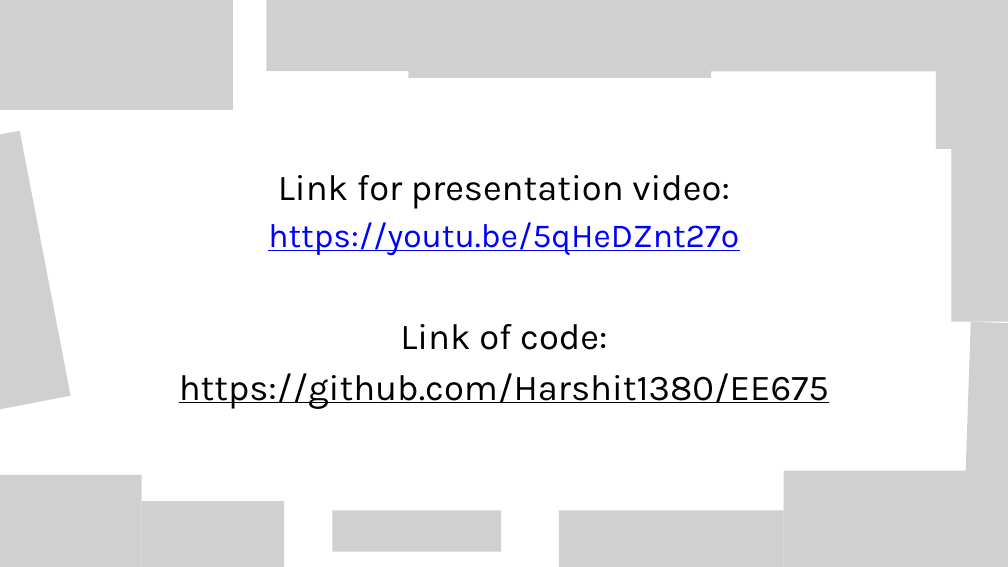
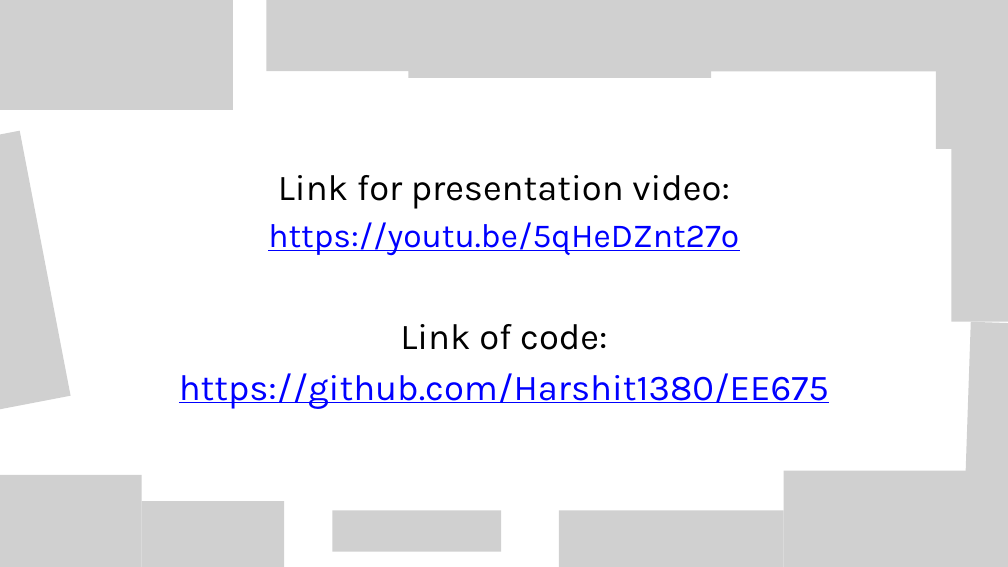
Before and after one commit to Harshit1380/EE675, a slide deck: slide 2 of Decentralized Solution of MIS problem using RL.pptx. Drawn at 1008x567 pixels with LibreOffice and Linux fonts; fonts in the diff are those of the drawing; grey boxes stand for pictures; background and template pictures are left out. Boxes give left, top, right and bottom in pixels: in the first picture for what was removed or moved away, otherwise in the second. Text is boxed around its words. In the diff, an @@ line names an element or a change of style, - is before the commit and + after.

```diff
--- a/Decentralized Solution of MIS problem using RL.pptx
+++ b/Decentralized Solution of MIS problem using RL.pptx
@@ text at box(179, 373, 829, 409): text colour #000000 to #0000FF in "https://github.com/Harshit1380/EE675" @@
```
